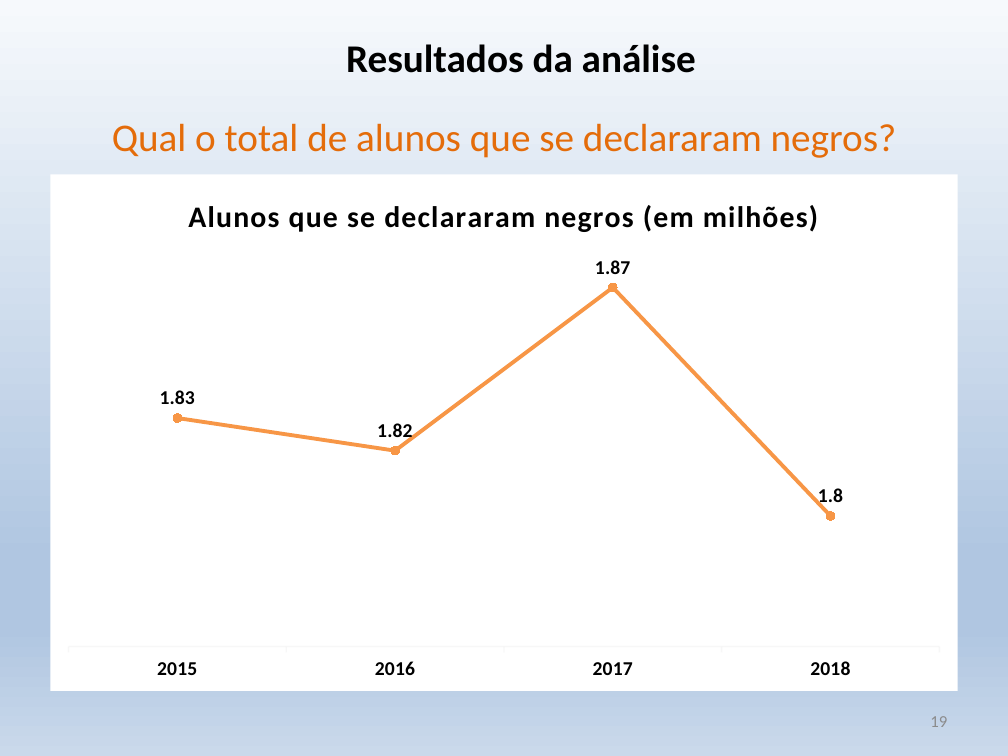
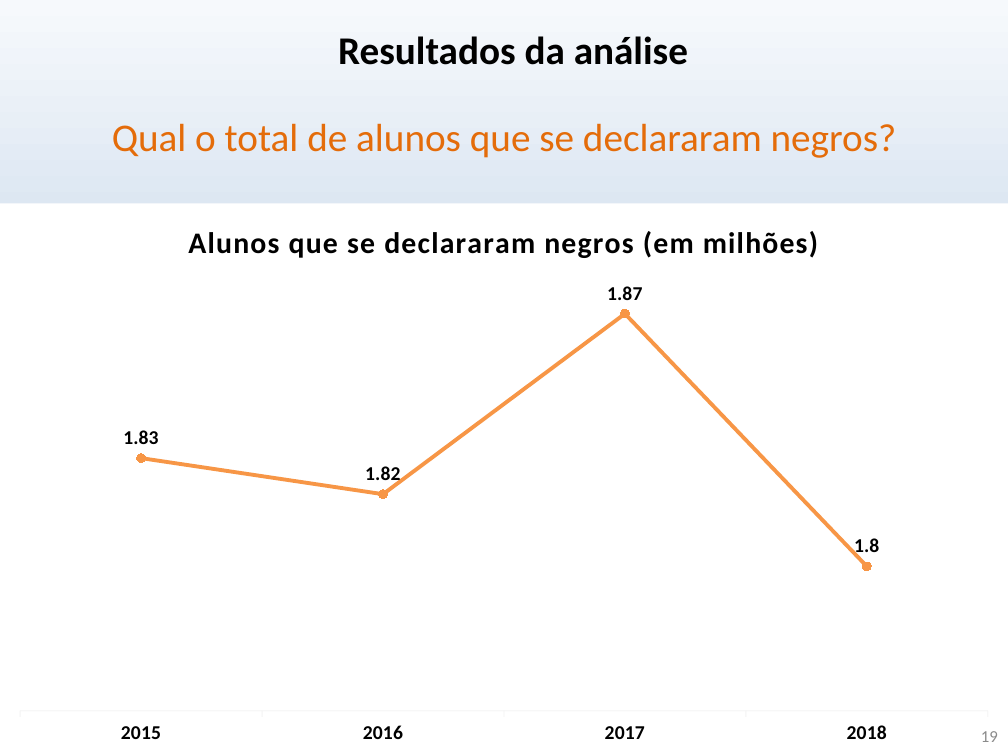
Before and after one commit to krieggerms/Analise-da-Insercao-do-Aluno-Negro-com-BI, a slide deck: slide 19 of TCC_BI_Alunos_Negros.pptx. Drawn at 1008x756 pixels with LibreOffice and Linux fonts; fonts in the diff are those of the drawing. Boxes give left, top, right and bottom in pixels: in the first picture for what was removed or moved away, otherwise in the second. Text is boxed around its words. In the diff, an @@ line names an element or a change of style, - is before the commit and + after.

```diff
--- a/TCC_BI_Alunos_Negros.pptx
+++ b/TCC_BI_Alunos_Negros.pptx
@@ title "Resultados da análise": place and size @@
-title "Resultados da análise" at bbox=[346, 44, 696, 73]
+title "Resultados da análise" at bbox=[338, 36, 688, 65]
@@ line chart: place and size @@
-line chart at bbox=[50, 174, 958, 691]
+line chart at bbox=[0, 204, 1008, 756]
@@ page number: place and size @@
-page number at bbox=[930, 716, 947, 727]
+page number at bbox=[981, 731, 998, 742]
```
Also in this commit, not shown: 25 other slides changed.
